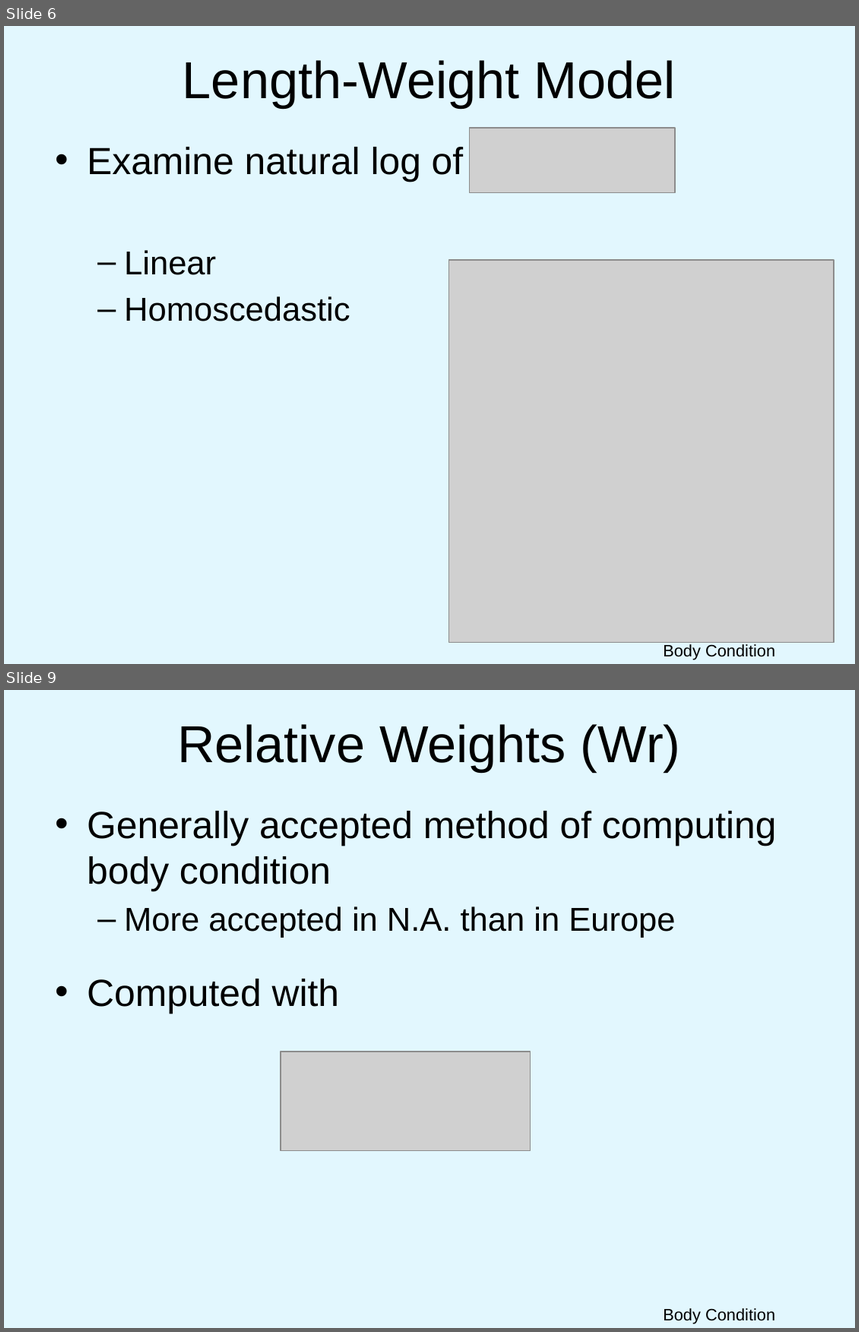
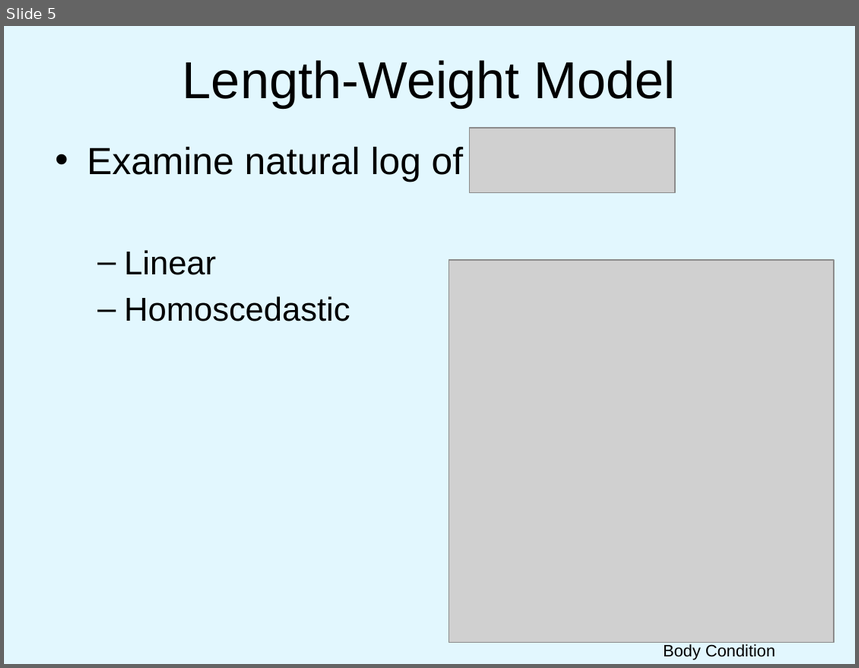
Before and after one commit to droglenc/NCNRS349, a slide deck: modules/Weight-Length/PPT.pptx. Shown one above the other, each under a label of ours: slides 6 and 9 before the commit, slide 5 after it; the slides between them are not shown. The pictures are 859x1332 and 859x668 pixels, drawn with LibreOffice and Linux fonts; fonts in the diff are those of the drawing; grey boxes stand for pictures; background and template pictures are left out. Boxes give left, top, right and bottom in pixels: in the first picture for what was removed or moved away, otherwise in the second. Text is boxed around its words. In the diff, an @@ line names an element or a change of style, - is before the commit and + after.

Commit message:
Fixed W-L and Condition PPTs

```diff
--- a/modules/Weight-Length/PPT.pptx
+++ b/modules/Weight-Length/PPT.pptx
@@ slide 9 removed at (x1=4, y1=690, x2=855, y2=1328), background picture (left out) @@
@@ title removed at (x1=177, y1=724, x2=681, y2=772) @@
-Relative Weights (Wr)
@@ text removed at (x1=87, y1=811, x2=777, y2=1014) @@
-• Generally accepted method of computing body condition
-  – More accepted in N.A. than in Europe
-• Computed with
@@ picture removed at (x1=281, y1=1052, x2=530, y2=1151) @@
@@ text removed at (x1=663, y1=1309, x2=775, y2=1324) @@
-Body Condition
@@ what was slide 6 is now slide 5 @@
```
Also in this commit, not shown: 1 slide changed, 8 other slides removed, 1 other file.
